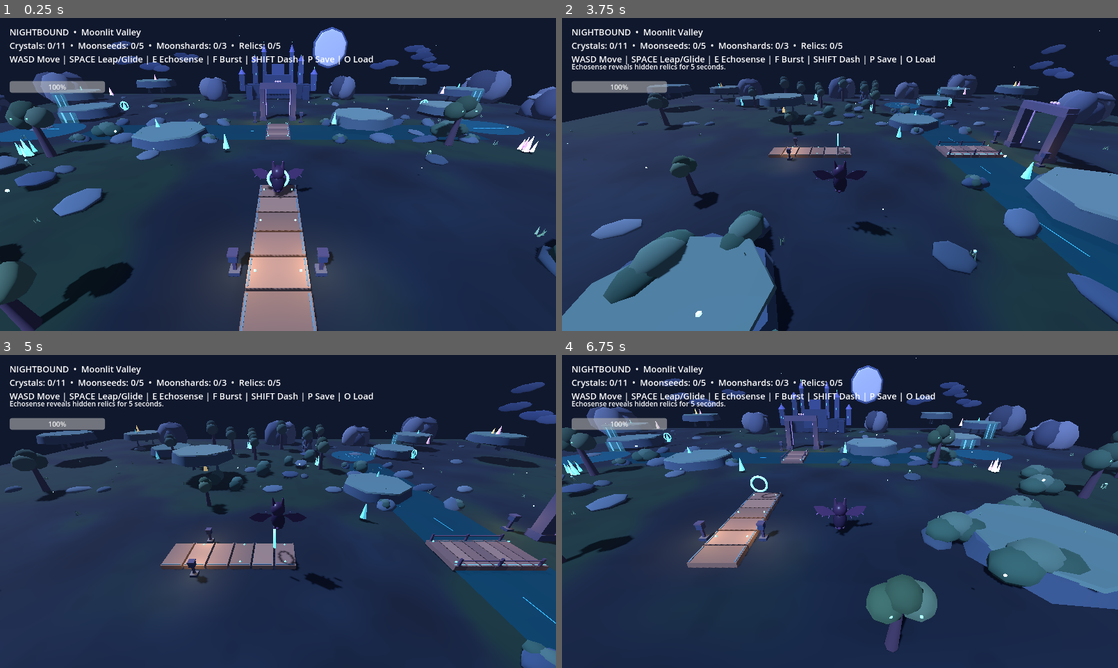
Above: before the commit, frames 1-4 (two rows, left to right).
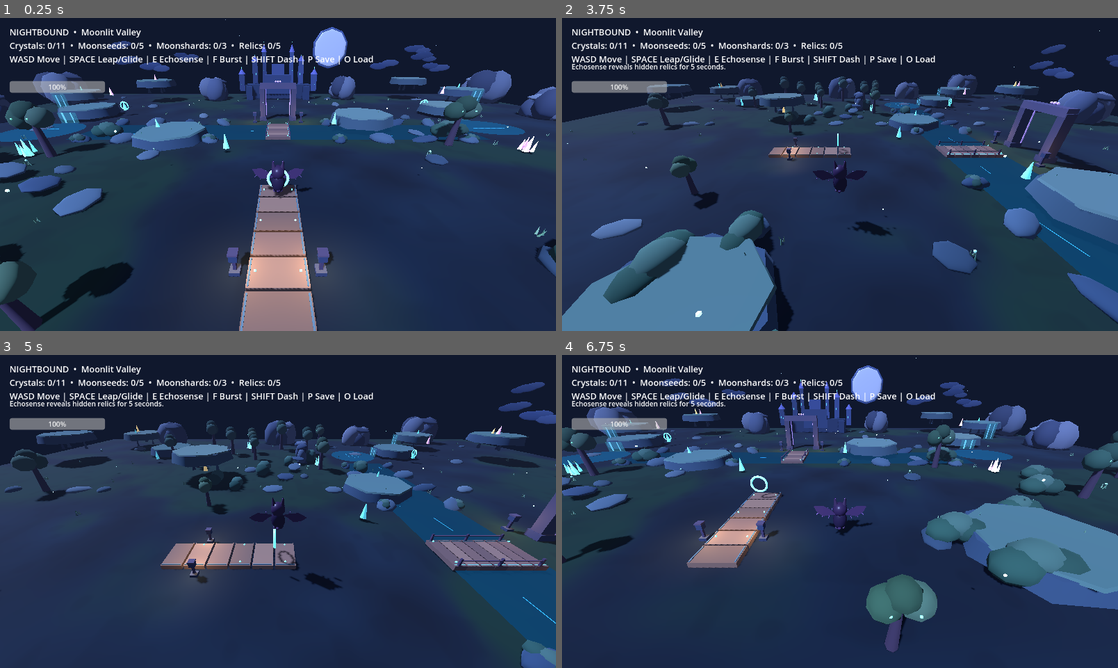
Above: after the commit, the same moments.

Repository: Dynamon91/nightbound
Game: Godot game, scene res://scenes/main.tscn
Same seed, same stepped clock (60 frames per second), same inputs: the game is played once before the commit and once after it.
Inputs:
- Up to frame 1 (0.25 s): no input
- Up to frame 2 (3.75 s): hold D (move_right) 0.53-1.28 s; tap F (burst) at 0.6, 2.85 s; tap Space (jump) at 0.77, 1.52, 3.02 s; hold S (move_back) 1.28-2.03 s; tap E (echosense) at 1.35, 3.6 s; hold D (move_right) 2.03-2.78 s; tap Shift (shadow_dash) at 2.1 s; hold W (move_forward) 2.78-3.53 s; hold A (move_left) from 3.53 s (still down)
- Up to frame 3 (5 s): keep holding A (move_left); tap Space (jump) at 3.77, 4.52 s; tap Shift (shadow_dash) at 4.35 s
- Up to frame 4 (6.75 s): release A (move_left) at 5.03 s; hold S (move_back) 5.03-5.78 s; tap F (burst) at 5.1 s; hold D (move_right) 5.78-6.53 s; tap E (echosense) at 5.85 s; tap Space (jump) at 6.02 s; hold W (move_forward) from 6.53 s (still down); tap Shift (shadow_dash) at 6.6 s

The runs differ from the first frame. In frame 1, 0.7% of the frame differs, in the area x 0-12%, y 43-58%; in frame 2, 0.1%; in frame 3, 0.3%; in frame 4, 0.2%.

Commit message:
art: bring crystal grotto and stepping stones into the visible side route

Diff:
--- a/scripts/main.gd
+++ b/scripts/main.gd
@@ -248,7 +248,7 @@
 		shard_material.emission_energy_multiplier=1.65 if shard_index==0 else 1.25
 func build_crystal_grotto()->void:
 	# Optional side-route landmark: a dark cave mouth, weathered stone surround and luminous crystal core.
-	var cave_center:=Vector3(-34.0,0.0,-3.5)
+	var cave_center:=Vector3(-27.0,0.0,-1.5)
 	box(cave_center+Vector3(0,1.35,-.28),Vector3(4.6,2.8,.5),Color("#101a35"))
 	box(cave_center+Vector3(0,-.02,0),Vector3(5.6,.28,1.65),Color("#35485f"))
 	# Chunky low-poly rock shoulders and lintel frame the opening as a cave, not a door.
@@ -275,7 +275,7 @@
 	cave_crystal_three.rotation.z=.25
 	# Four raised stones suggest an optional approach without blocking the main central bridge.
 	var approach:Array[Vector3]=[
-		Vector3(-12.0,.25,3.4),Vector3(-17.0,.45,1.0),Vector3(-22.0,.7,-1.0),Vector3(-27.0,.95,-2.5)
+		Vector3(-12.0,.25,3.4),Vector3(-16.0,.45,1.7),Vector3(-20.0,.7,.2),Vector3(-24.0,.95,-.6)
 	]
 	for step_index in range(approach.size()):
 		var stone_pos:Vector3=approach[step_index]
